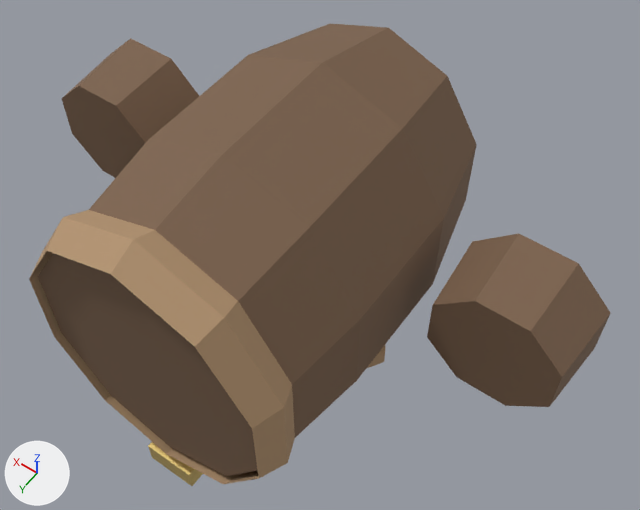
A saved change to the glTF model client/public/models/armour/armor_leather.glb.
The view is the same before and after, from a 50 mm camera at (-0.513, -1.167, 1.009) aimed at (-0.056, -1.806, 0.005). The lights are fixed; the arrows at lower left show +X, +Y and +Z. The first picture is the older version. Vertices at exactly the same position are counted once.

Names of what the first picture shows: 'Torso', 'UpperArmL', 'UpperArmR'.
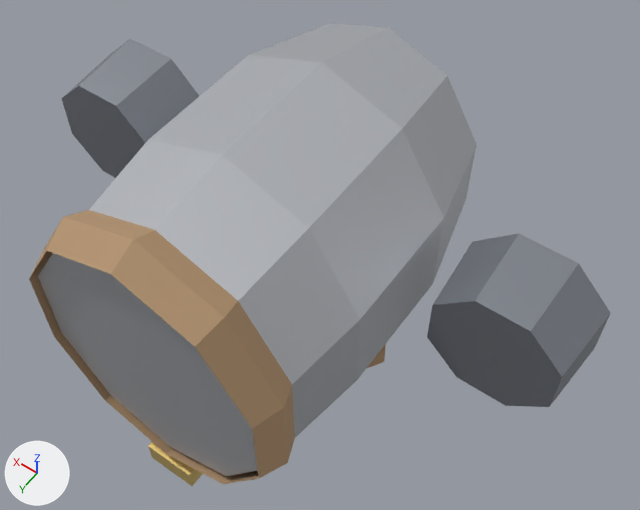
Pixel boxes (x1, y1, x2, y2) of what changed, in the pictures (640 x 510 px):
'UpperArmR', recoloured (brown to grey)
    both: (427, 234, 611, 407)
'UpperArmL', recoloured (brown to grey)
    both: (62, 38, 199, 178)
part 1 of me_torso_004, recoloured (brown to light grey)
    both: (38, 24, 477, 476)

Patch to the scene script:
```diff
--- a/client/public/models/armour/armor_leather.glb.py
+++ b/client/public/models/armour/armor_leather.glb.py
@@ mat_darksteel @@
+mat_darksteel = principled_material('DarkSteel')
+mat_darksteel.base_color = (0.28, 0.3, 0.34)  # grey #90959e
+mat_darksteel.metallic = 0.6
+mat_darksteel.roughness = 0.4
@@ mat_steel @@
+mat_steel = principled_material('Steel')
+mat_steel.base_color = (0.6, 0.62, 0.66)  # light grey #cbced4
+mat_steel.metallic = 0.6
+mat_steel.roughness = 0.4
@@ me_torso_004 @@
 me_torso_004.from_pydata(...)  # 110 vertices, 184 faces; spans x -0.2..0.2, y -2.05..-1.5, z -0.25..0.271
 # used by ob_torso; location = (0.0, 0.0, 0.0)
+# me_torso_004 part 1: all 76 faces that had it switch from mat_darkbrown (brown #7c614b) to mat_steel (light grey #cbced4)
 me_torso_004.materials.append(mat_wood)
@@ me_upperarml_004 @@
 me_upperarml_004.from_pydata(...)  # 16 vertices, 28 faces; spans x 0.238..0.442, y -1.91..-1.79, z -0.082..0.122
-me_upperarml_004.materials.append(mat_darkbrown)  # brown #7c614b
+me_upperarml_004.materials.append(mat_darksteel)  # grey #90959e
@@ me_upperarmr_004 @@
 me_upperarmr_004.from_pydata(...)  # 16 vertices, 28 faces; spans x -0.442..-0.238, y -1.91..-1.79, z -0.082..0.122
-me_upperarmr_004.materials.append(mat_darkbrown)  # brown #7c614b
+me_upperarmr_004.materials.append(mat_darksteel)  # grey #90959e
```
